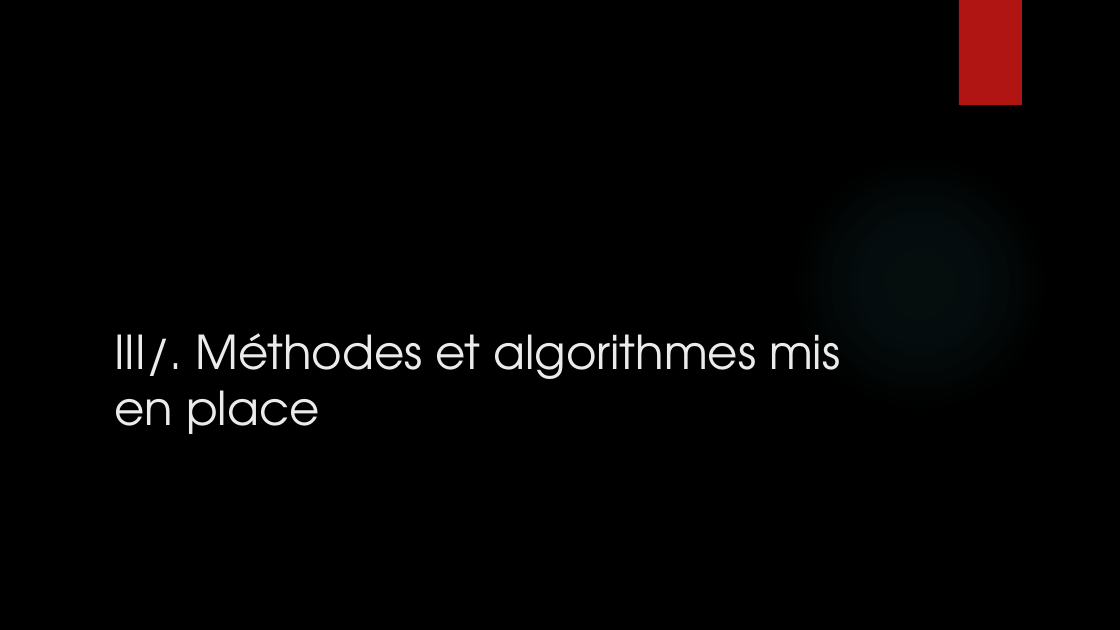
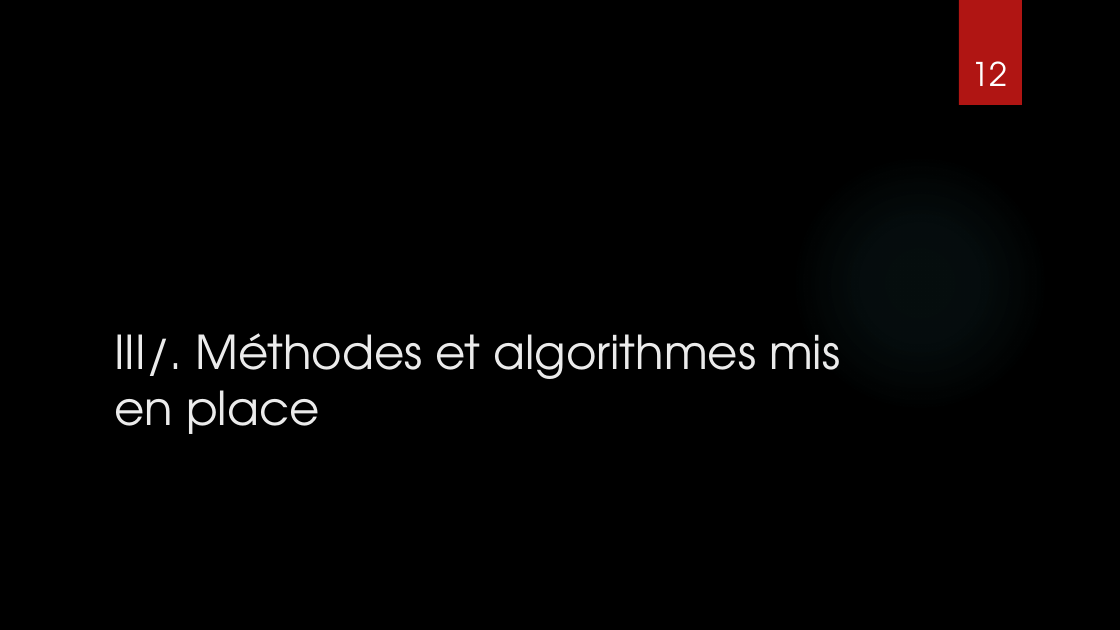
Before and after one commit to eponta/projet_th_S8, a slide deck: slide 12 of Présentation_final.pptx (slide 7 before the commit). Drawn at 1120x630 pixels with LibreOffice and Linux fonts; fonts in the diff are those of the drawing; background and template pictures are left out. Boxes give left, top, right and bottom in pixels: in the first picture for what was removed or moved away, otherwise in the second. Text is boxed around its words. In the diff, an @@ line names an element or a change of style, - is before the commit and + after.

```diff
--- a/Présentation_final.pptx
+++ b/Présentation_final.pptx
@@ page number added at (x1=971, y1=61, x2=1007, y2=86), 28 pt, text #FFFFFF @@
+12
```
Also in this commit, not shown: 22 other slides changed, 15 slides added, 6 slides removed, 5 other files.
